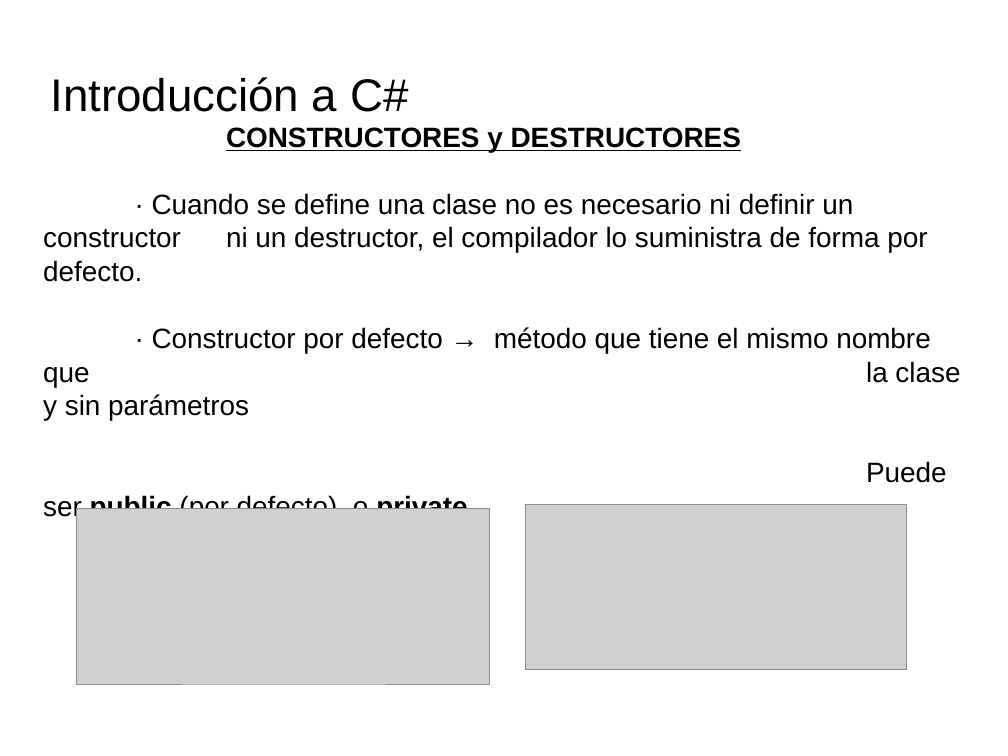
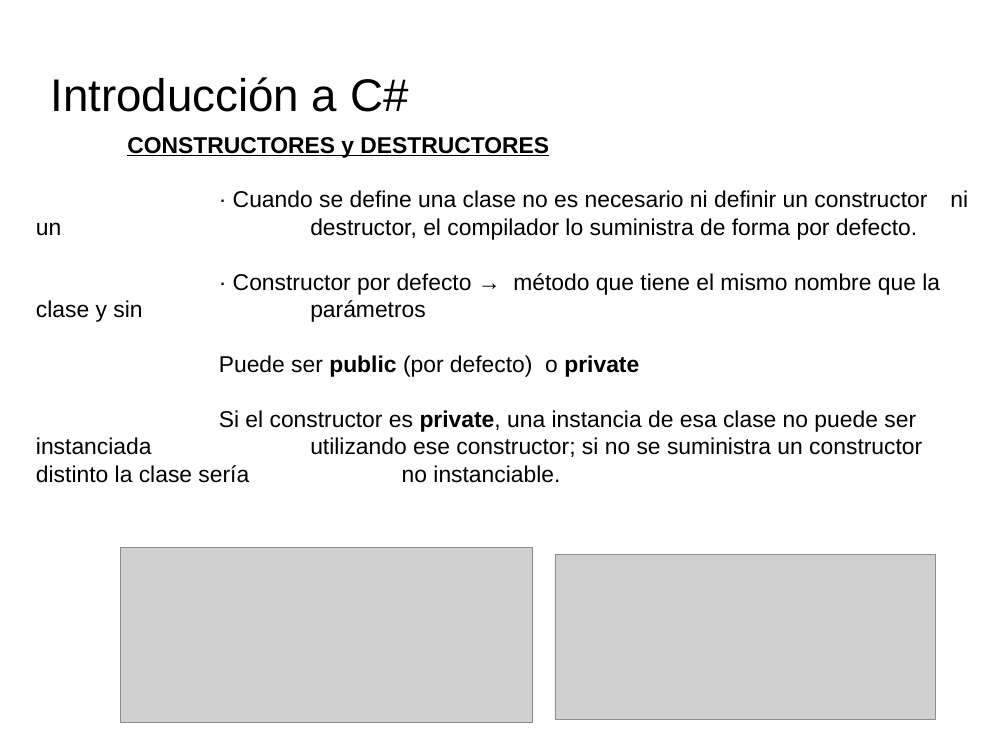
Before and after one commit to videojuegos-abastos/PMV, a slide deck: slide 6 of te/Tema 4 (Chema)/t4.2.- Definiendo clases.odp (slide 7 before the commit). Drawn at 1008x756 pixels with LibreOffice and Linux fonts; fonts in the diff are those of the drawing; grey boxes stand for pictures; background and template pictures are left out. Boxes give left, top, right and bottom in pixels: in the first picture for what was removed or moved away, otherwise in the second. Text is boxed around its words. In the diff, an @@ line names an element or a change of style, - is before the commit and + after.

```diff
--- a/te/Tema 4 (Chema)/t4.2.- Definiendo clases.odp
+++ b/te/Tema 4 (Chema)/t4.2.- Definiendo clases.odp
@@ text "CONSTRUCTORES y DESTRUCTORES": place and size @@
-text "CONSTRUCTORES y DESTRUCTORES" at box(43, 127, 960, 521)
+text "CONSTRUCTORES y DESTRUCTORES" at box(36, 137, 940, 483)
@@ text at box(127, 137, 940, 377): size 22 to 18 pt in "CONSTRUCTORES y DESTRUCTORES", "· Cuando se define una clase no ...", "· Constructor por defecto → método que ...", "Puede ser public (por defecto) o private" @@
@@ text at box(36, 410, 922, 483): paragraph added @@
+Si el constructor es private, una instancia de esa clase no puede ser instanciada utilizando ese constructor; si no se suministra un constructor distinto la clase sería no instanciable.
@@ picture: place and size @@
-picture at box(77, 509, 489, 684)
+picture at box(120, 547, 532, 723)
@@ picture: place and size @@
-picture at box(526, 505, 907, 670)
+picture at box(555, 554, 937, 720)
```
Also in this commit, not shown: 7 other slides changed, 1 slide added, 5 slides removed, 3 other files.
